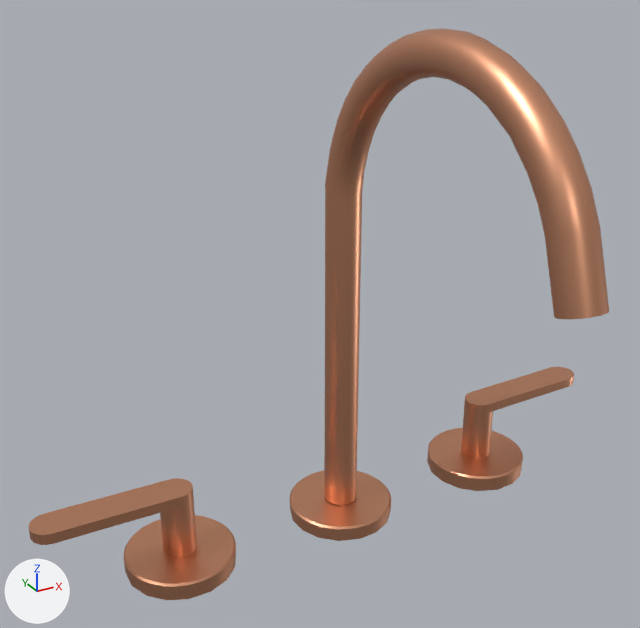
One commit to the glTF model models/20-713-661-42.glb: the scene before it, then after it.
One viewpoint serves both versions: a 50 mm camera at (-0.221, -0.304, 0.318) aimed at (-0.039, 0.028, 0.152). The axes (+X, +Y, +Z) are drawn at lower left. The lights are the same throughout. The first picture is the older version. Where no turn or scale is listed for an object, it has been applied to the vertices.

The first picture shows 'L_1e7817a4_9261_4459_a6fd_07f9dd0ad375_I1', 'L_47537217_240a_4e64_be43_b3563899731f_I2', 'L_79e6a820_2087_4b62_bd68_479e033a91fb_I3', 'L_7ef55c8b_4a6b_42f9_aa23_1003d9d88e98_I4', 'L_88a1e414_9daf_45f5_ae88_c2d1d47868bc_I5', 'L_94f6e576_c0aa_410e_8b27_509ec8809c95_I6'.
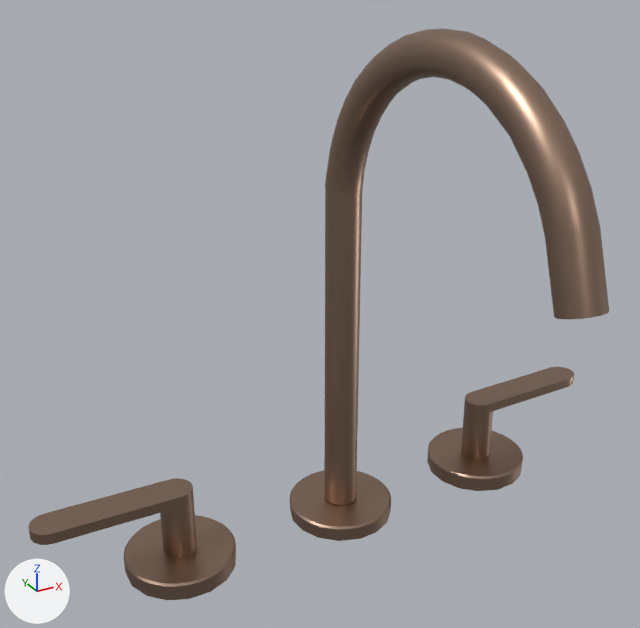
Diff of the bpy script that builds the scene:
```diff
--- a/models/20-713-661-42.glb.py
+++ b/models/20-713-661-42.glb.py
@@ mat_db_42 @@
+mat_db_42 = principled_material('DB_42')
+mat_db_42.base_color = (0.376, 0.254, 0.188)  # beige #a58a78
+mat_db_42.metallic = 1.0
+mat_db_42.roughness = 0.4
@@ me_l_1e7817a4_9261_4459_a6fd_07f9dd0ad375_i1_014 @@
 me_l_1e7817a4_9261_4459_a6fd_07f9dd0ad375_i1_014.from_pydata(...)  # 112 vertices, 220 faces; spans x -0.0298..0.0302, y 0.0437..0.1037, z 0.0..0.009
-me_l_1e7817a4_9261_4459_a6fd_07f9dd0ad375_i1_014.materials.append(mat_d_42)  # beige #e4a482
+me_l_1e7817a4_9261_4459_a6fd_07f9dd0ad375_i1_014.materials.append(mat_db_42)  # beige #a58a78
@@ me_l_47537217_240a_4e64_be43_b3563899731f_i2_014 @@
 me_l_47537217_240a_4e64_be43_b3563899731f_i2_014.from_pydata(...)  # 112 vertices, 220 faces; spans x 0.0698..0.1298, y 0.0437..0.1037, z 0.0..0.01
-me_l_47537217_240a_4e64_be43_b3563899731f_i2_014.materials.append(mat_d_42)  # beige #e4a482
+me_l_47537217_240a_4e64_be43_b3563899731f_i2_014.materials.append(mat_db_42)  # beige #a58a78
@@ me_l_79e6a820_2087_4b62_bd68_479e033a91fb_i3_014 @@
 me_l_79e6a820_2087_4b62_bd68_479e033a91fb_i3_014.from_pydata(...)  # 304 vertices, 604 faces; spans x -0.009..0.01, y -0.104..0.083, z 0.01..0.28
-me_l_79e6a820_2087_4b62_bd68_479e033a91fb_i3_014.materials.append(mat_d_42)  # beige #e4a482
+me_l_79e6a820_2087_4b62_bd68_479e033a91fb_i3_014.materials.append(mat_db_42)  # beige #a58a78
@@ me_l_7ef55c8b_4a6b_42f9_aa23_1003d9d88e98_i4_014 @@
 me_l_7ef55c8b_4a6b_42f9_aa23_1003d9d88e98_i4_014.from_pydata(...)  # 177 vertices, 350 faces; spans x 0.0908..0.1748, y 0.0647..0.0827, z 0.01..0.0496
-me_l_7ef55c8b_4a6b_42f9_aa23_1003d9d88e98_i4_014.materials.append(mat_d_42)  # beige #e4a482
+me_l_7ef55c8b_4a6b_42f9_aa23_1003d9d88e98_i4_014.materials.append(mat_db_42)  # beige #a58a78
@@ me_l_88a1e414_9daf_45f5_ae88_c2d1d47868bc_i5_014 @@
 me_l_88a1e414_9daf_45f5_ae88_c2d1d47868bc_i5_014.from_pydata(...)  # 177 vertices, 350 faces; spans x -0.1748..-0.0908, y 0.0647..0.0827, z 0.01..0.0496
-me_l_88a1e414_9daf_45f5_ae88_c2d1d47868bc_i5_014.materials.append(mat_d_42)  # beige #e4a482
+me_l_88a1e414_9daf_45f5_ae88_c2d1d47868bc_i5_014.materials.append(mat_db_42)  # beige #a58a78
@@ me_l_94f6e576_c0aa_410e_8b27_509ec8809c95_i6_014 @@
 me_l_94f6e576_c0aa_410e_8b27_509ec8809c95_i6_014.from_pydata(...)  # 112 vertices, 220 faces; spans x -0.1298..-0.0698, y 0.0437..0.1037, z 0.0..0.01
-me_l_94f6e576_c0aa_410e_8b27_509ec8809c95_i6_014.materials.append(mat_d_42)  # beige #e4a482
+me_l_94f6e576_c0aa_410e_8b27_509ec8809c95_i6_014.materials.append(mat_db_42)  # beige #a58a78
```

Where the change shows, as pixel boxes [x1, y1, x2, y2] in the pictures (640 x 628 px):
'L_79e6a820_2087_4b62_bd68_479e033a91fb_I3', recoloured: [324, 28, 609, 505] in both
'L_88a1e414_9daf_45f5_ae88_c2d1d47868bc_I5', recoloured (darker): [29, 478, 197, 558] in both
'L_94f6e576_c0aa_410e_8b27_509ec8809c95_I6', recoloured (darker): [124, 515, 236, 600] in both
'L_1e7817a4_9261_4459_a6fd_07f9dd0ad375_I1', recoloured (darker): [290, 470, 391, 541] in both
'L_47537217_240a_4e64_be43_b3563899731f_I2', recoloured (darker): [427, 428, 523, 491] in both
'L_7ef55c8b_4a6b_42f9_aa23_1003d9d88e98_I4', recoloured (darker): [461, 367, 574, 458] in both
